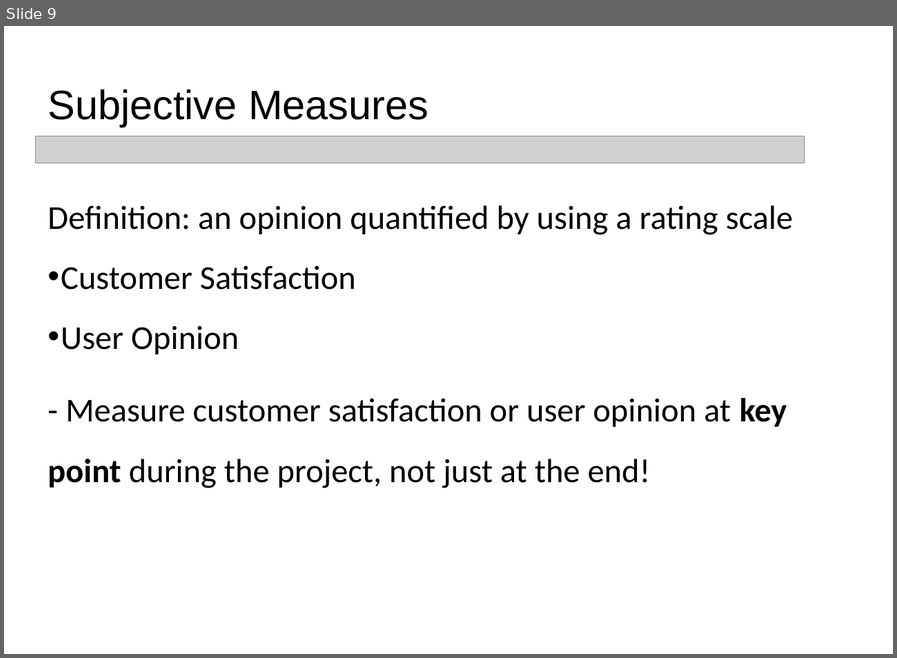
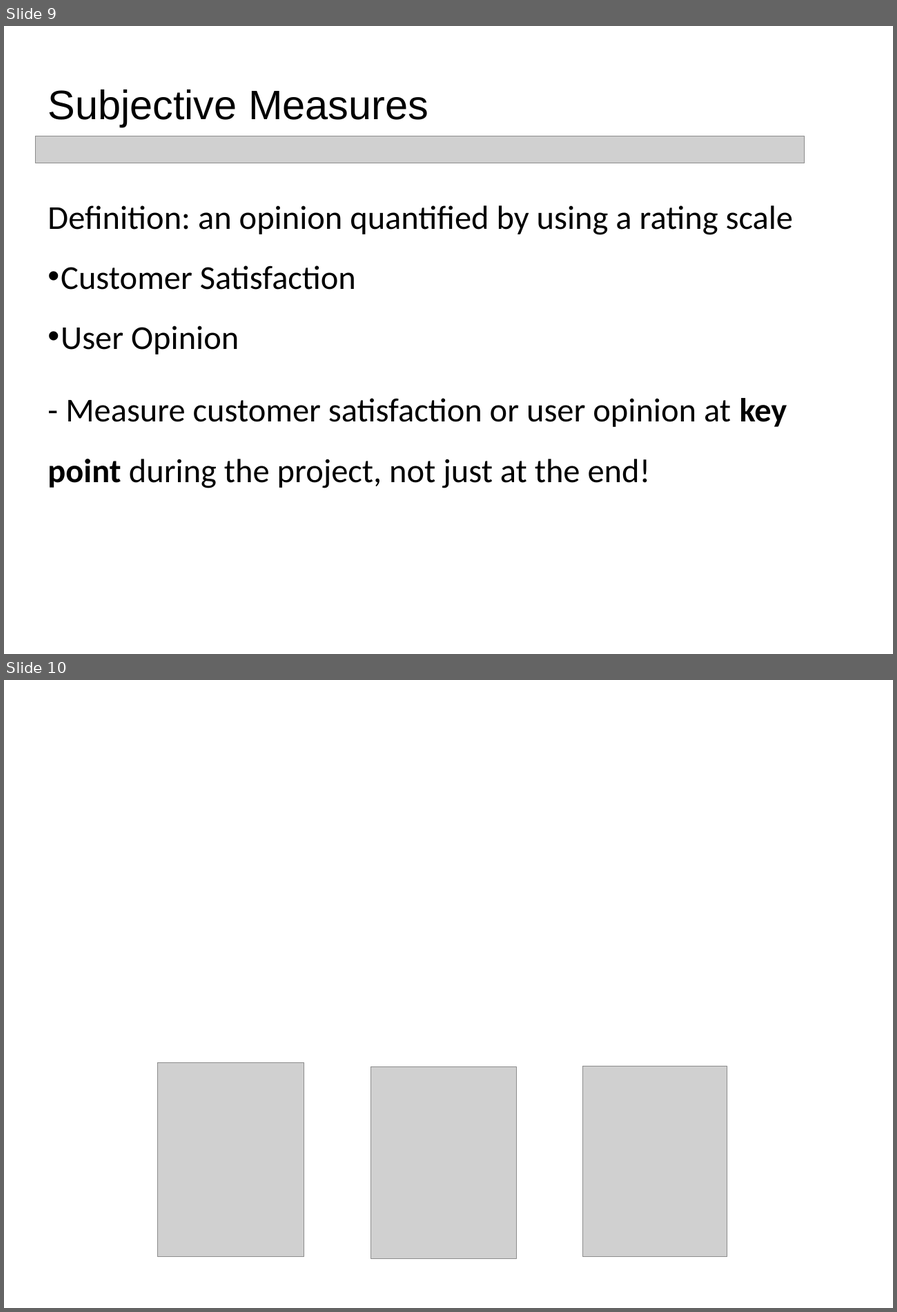
Before and after one commit to daotk/cdkpt, a slide deck: Anh Van/PPT_ThuyetTrinhAnhVan.ppt. Shown one above the other, each under a label of ours: slide 9 before the commit, slides 9 and 10 after it. The pictures are 897x658 and 897x1312 pixels, drawn with LibreOffice and Linux fonts; fonts in the diff are those of the drawing; grey boxes stand for pictures; background and template pictures are left out. Boxes give left, top, right and bottom in pixels: in the first picture for what was removed or moved away, otherwise in the second. Text is boxed around its words. In the diff, an @@ line names an element or a change of style, - is before the commit and + after.

```diff
--- a/Anh Van/PPT_ThuyetTrinhAnhVan.ppt
+++ b/Anh Van/PPT_ThuyetTrinhAnhVan.ppt
@@ slide 10 added at (4,680,893,1308), background picture (left out) @@
@@ rectangle added at (74,803,772,857), fill #FFFFFF, outline #FFFFFF 2.01 pt @@
@@ rectangle added at (56,857,772,1058), fill #FFFFFF, outline #FFFFFF 2.01 pt @@
@@ rectangle added at (56,1057,772,1253), fill #FFFFFF, outline #FFFFFF 2.01 pt @@
@@ picture added at (157,1062,304,1256) @@
@@ picture added at (370,1066,516,1258) @@
@@ picture added at (582,1066,726,1256) @@
```
Also in this commit, not shown: 1 slide removed, 1 other file.
